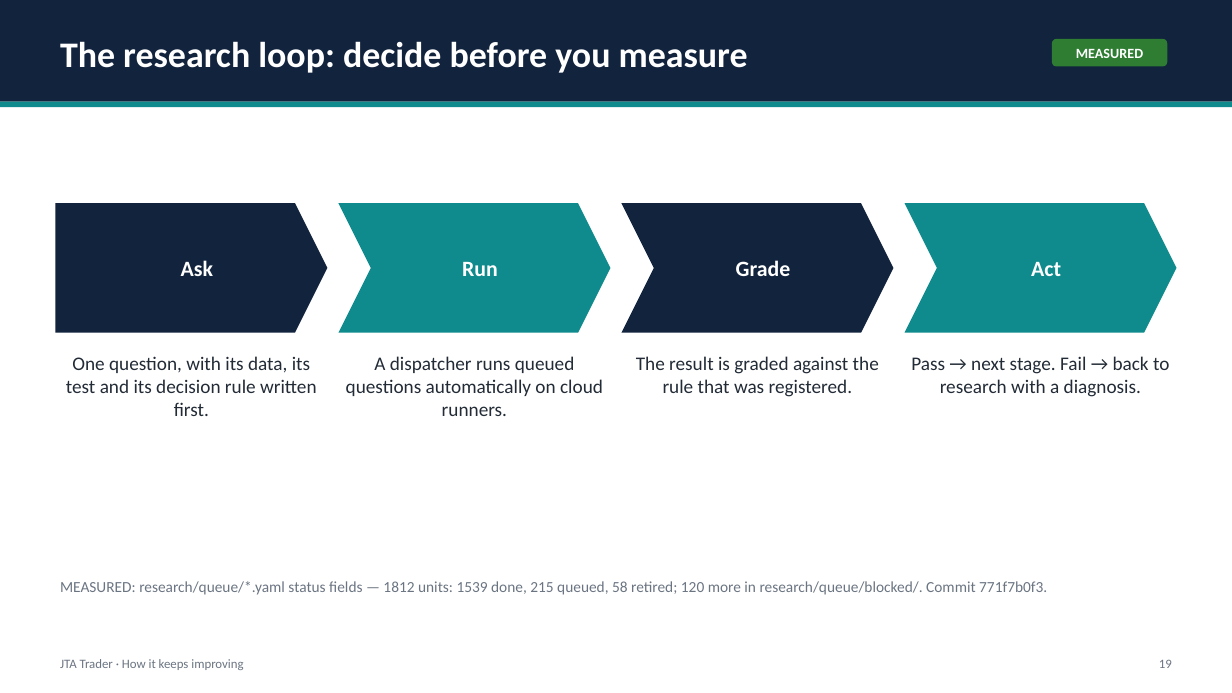
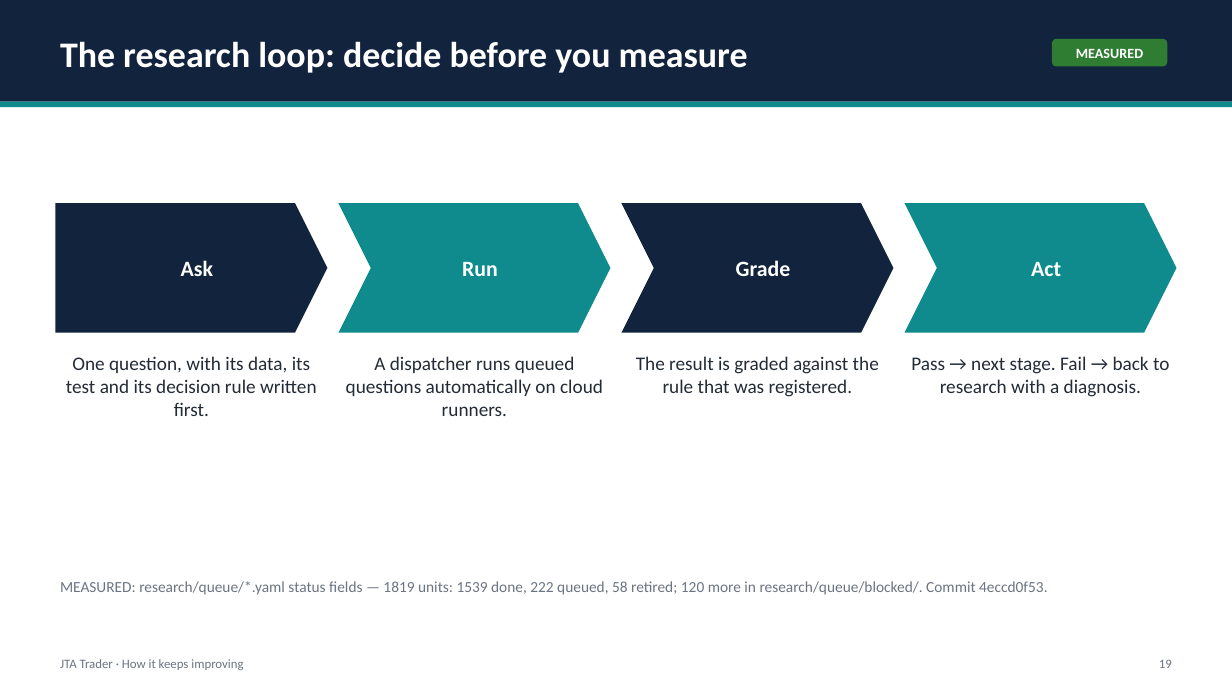
Before and after one commit to benbaichmankass/JTA-Trader, a slide deck: slide 19 of docs/pitch/jta-trader-pitch-deck.pptx. Drawn at 1232x693 pixels with LibreOffice and Linux fonts; fonts in the diff are those of the drawing. Boxes give left, top, right and bottom in pixels: in the first picture for what was removed or moved away, otherwise in the second. Text is boxed around its words. In the diff, an @@ line names an element or a change of style, - is before the commit and + after.

```diff
--- a/docs/pitch/jta-trader-pitch-deck.pptx
+++ b/docs/pitch/jta-trader-pitch-deck.pptx
@@ text at (x1=60, y1=581, x2=1047, y2=595): text changed @@
-MEASURED: research/queue/*.yaml status fields — 1812 units: 1539 done, 215 queued, 58 retired; 120 more in research/queue/blocked/. Commit 771f7b0f3.
+MEASURED: research/queue/*.yaml status fields — 1819 units: 1539 done, 222 queued, 58 retired; 120 more in research/queue/blocked/. Commit 4eccd0f53.
```
Also in this commit, not shown: 11 other slides changed, 2 other files.
